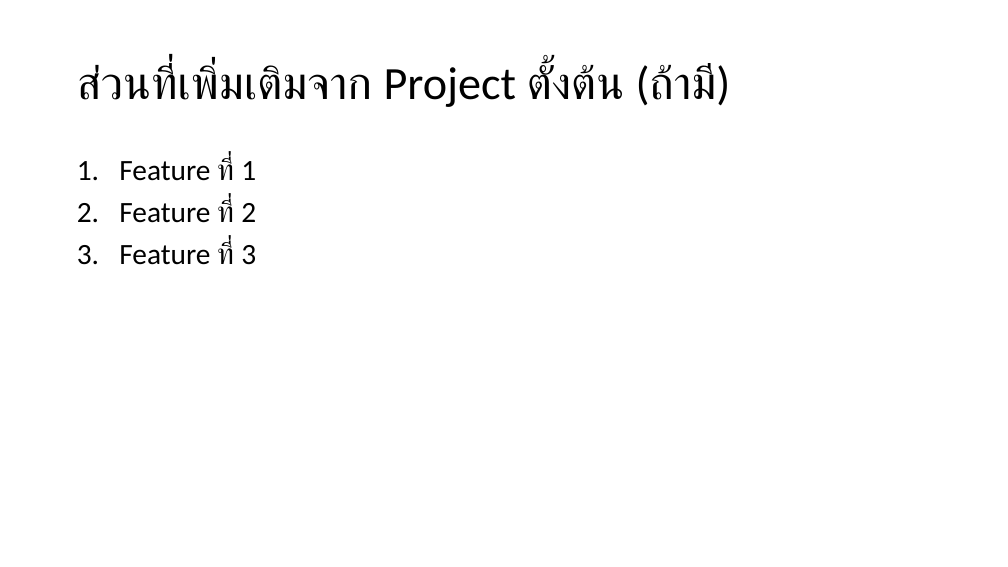
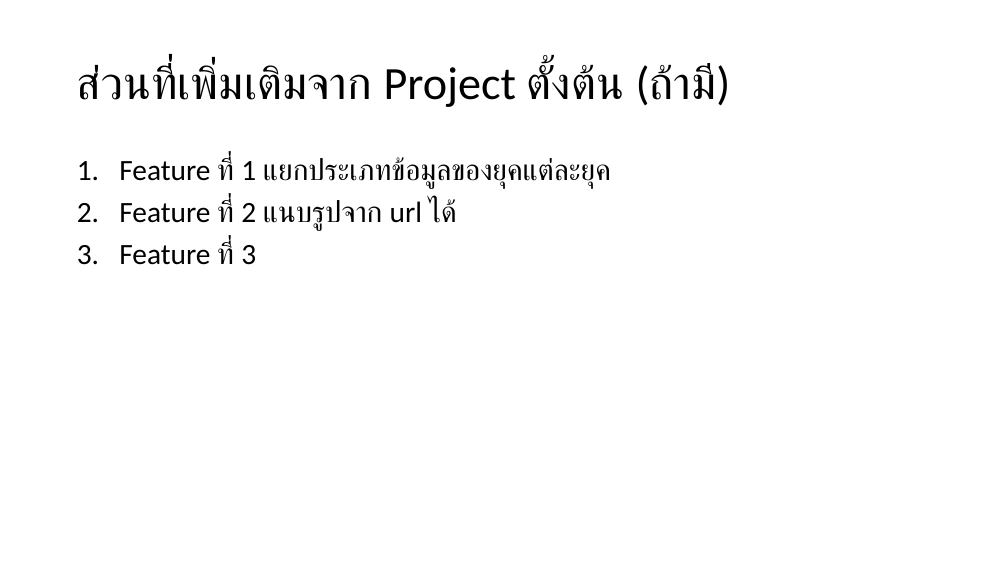
Before and after one commit to sawatcharat65/PrototypeWonder, a slide deck: slide 3 of present/ตัวอย่างไฟล์นำเสนอ.pptx. Drawn at 1008x567 pixels with LibreOffice and Linux fonts; fonts in the diff are those of the drawing. Boxes give left, top, right and bottom in pixels: in the first picture for what was removed or moved away, otherwise in the second. Text is boxed around its words. In the diff, an @@ line names an element or a change of style, - is before the commit and + after.

```diff
--- a/present/ตัวอย่างไฟล์นำเสนอ.pptx
+++ b/present/ตัวอย่างไฟล์นำเสนอ.pptx
@@ text at [119, 157, 611, 230]: text changed @@
-1. Feature ที่ 1
-2. Feature ที่ 2
+1. Feature ที่ 1 แยกประเภทข้อมูลของยุคแต่ละยุค
+2. Feature ที่ 2 แนบรูปจาก url ได้
```
Also in this commit, not shown: 1 other slide changed, 1 slide added, 1 slide removed, 7 other files.
